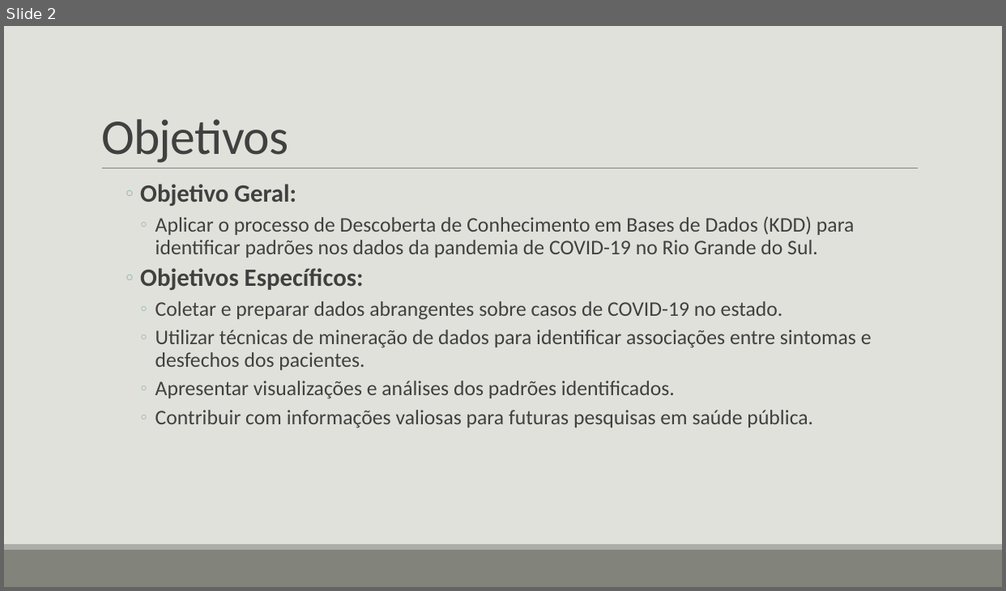
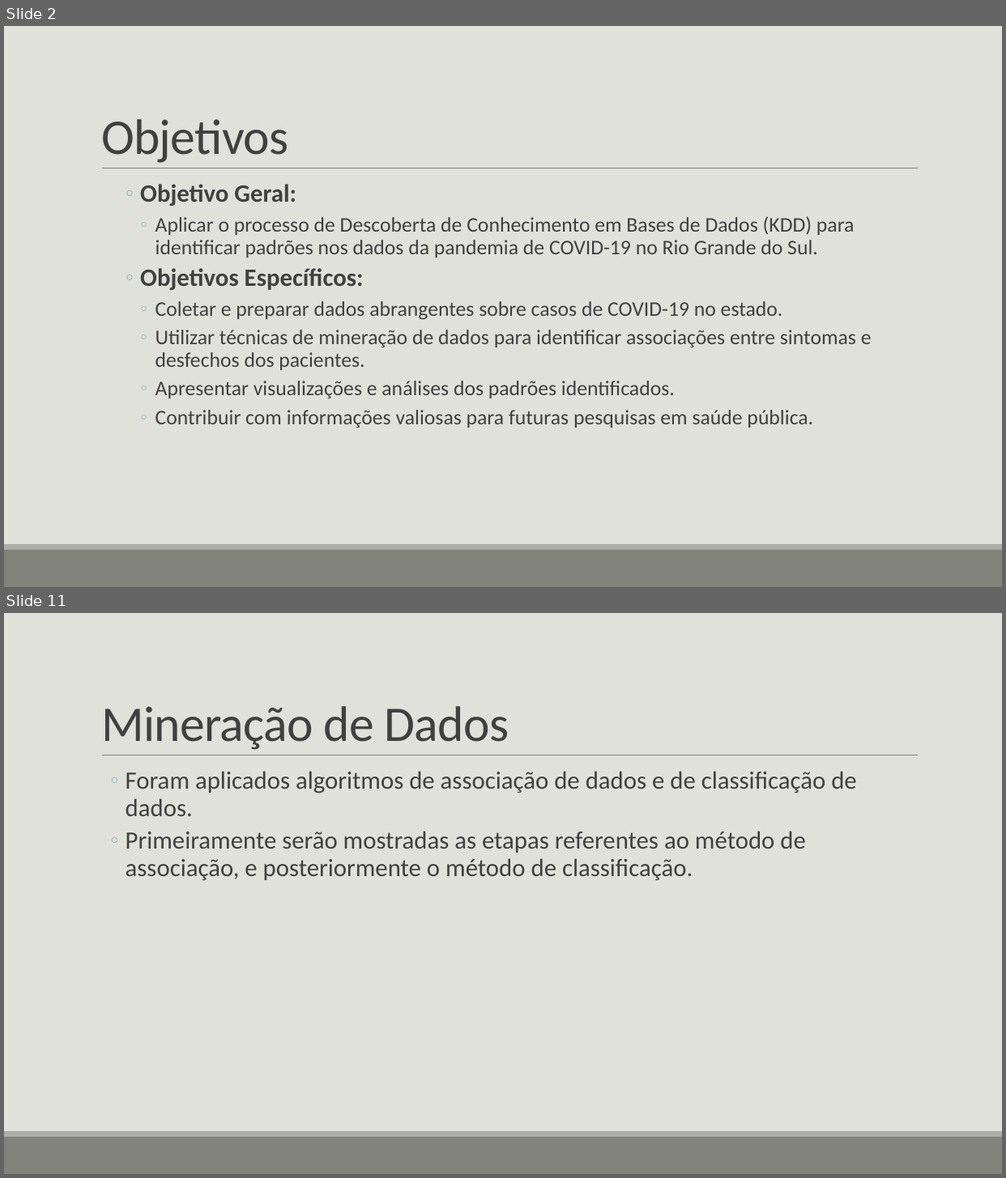
Before and after one commit to gvheisler/KDD-COVID-19, a slide deck: presentation/presentation.pptx. Shown one above the other, each under a label of ours: slide 2 before the commit, slides 2 and 11 after it; the slides between them are not shown. The pictures are 1006x591 and 1006x1178 pixels, drawn with LibreOffice and Linux fonts; fonts in the diff are those of the drawing. Boxes give left, top, right and bottom in pixels: in the first picture for what was removed or moved away, otherwise in the second. Text is boxed around its words. In the diff, an @@ line names an element or a change of style, - is before the commit and + after.

```diff
--- a/presentation/presentation.pptx
+++ b/presentation/presentation.pptx
@@ slide 11 added at bbox=[4, 613, 1002, 1174], background #E1E1DB; not listed: 3 template elements that a slide beside it also shows @@
@@ title added at bbox=[101, 706, 509, 750], 48 pt, text #404040 @@
+Mineração de Dados
@@ text added at bbox=[126, 771, 856, 880], 24 pt, text #404040 @@
+  ◦ Foram aplicados algoritmos de associação de dados e de classificação de dados.
+  ◦ Primeiramente serão mostradas as etapas referentes ao método de associação, e posteriormente o método de classificação.
```
Also in this commit, not shown: 2 slides changed, 7 other slides added, 1 slide removed, 1 other file.
